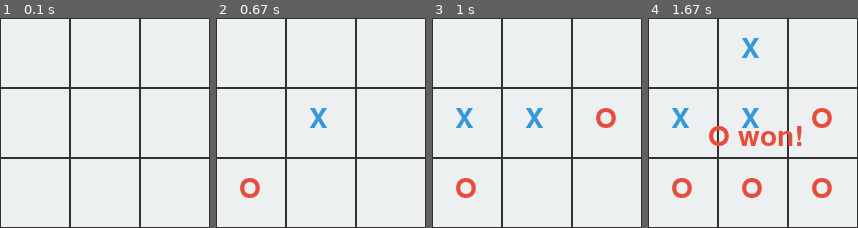
Above: before the commit, frames 1-4 (left to right).
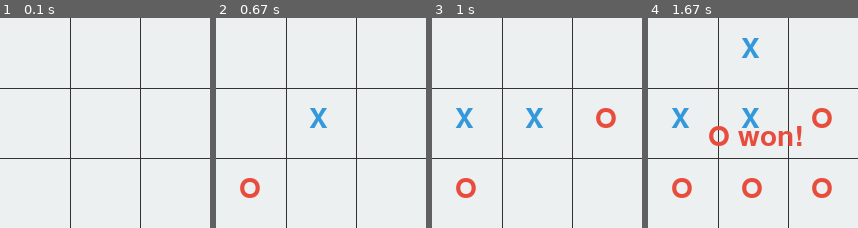
Above: after the commit, the same moments.

Repository: i0z0m/tic-tac-toe-pygame
Game: pygame game, started from src/tic_tac_toe_pygame/main.py
Two runs of this game, one before a commit and one after it. Both use one fixed random seed, a clock stepped at 60 frames per second and the inputs below.
Inputs (mouse positions are in pixels of both pictures, inside the frame that each line leads up to):
- Up to frame 1 (0.1 s): no input
- Up to frame 2 (0.67 s): click (321, 123) at 0.38 s
- Up to frame 3 (1 s): click (486, 123) at 0.72 s
- Up to frame 4 (1.67 s): click (782, 49) at 1.05 s; click (757, 51) at 1.38 s

The runs differ from the first frame. In frame 1, 3.7% of the frame differs, in the area x 0-100%, y 0-100%; in frame 2, 3.7%; in frame 3, 3.7%; in frame 4, 3.7%.

Commit message:
Do not draw the perimeter of the board

Diff:
--- a/src/tic_tac_toe_pygame/main.py
+++ b/src/tic_tac_toe_pygame/main.py
@@ -71,17 +71,18 @@
 
 def draw_board(screen: pygame.Surface, board: List[List[str]]) -> None:
     screen.fill(WHITE)
+    for row in range(1, ROWS):
+        pygame.draw.line(screen, BLACK, (0, row * CELL_SIZE), (COLS * CELL_SIZE, row * CELL_SIZE), 1)
+    for col in range(1, COLS):
+        pygame.draw.line(screen, BLACK, (col * CELL_SIZE, 0), (col * CELL_SIZE, ROWS * CELL_SIZE), 1)
     for row in range(ROWS):
         for col in range(COLS):
-            pygame.draw.rect(screen, BLACK, (col * CELL_SIZE,
-                             row * CELL_SIZE, CELL_SIZE, CELL_SIZE), 1)
             symbol = board[row][col]
             if symbol != ' ':
                 color = BLUE if symbol == 'X' else RED
                 font = pygame.font.Font(None, FONT_SIZE)
                 text = font.render(symbol, True, color)
-                screen.blit(text, (col * CELL_SIZE + CELL_SIZE //
-                            3, row * CELL_SIZE + CELL_SIZE // 4))
+                screen.blit(text, (col * CELL_SIZE + CELL_SIZE // 3, row * CELL_SIZE + CELL_SIZE // 4))
 
 
 def display_winner(screen: pygame.Surface, winner: str) -> None:
